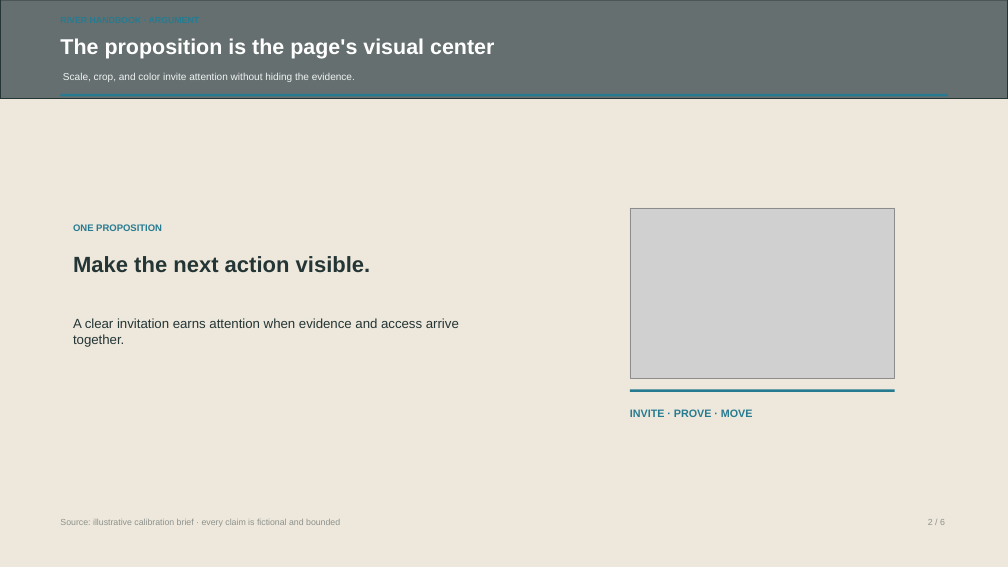
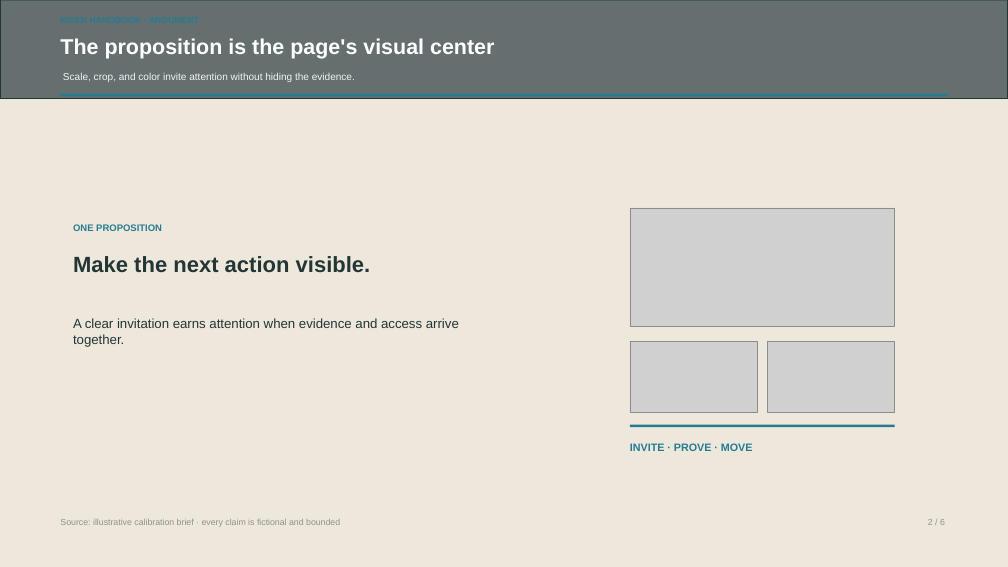
Before and after one commit to w31r4/OfficeKit, a slide deck: slide 2 of skills/presentation-template-library/skills/artifact-template-river-handbook/assets/reference.pptx. Drawn at 1008x567 pixels with LibreOffice and Linux fonts; fonts in the diff are those of the drawing; grey boxes stand for pictures. Boxes give left, top, right and bottom in pixels: in the first picture for what was removed or moved away, otherwise in the second. Text is boxed around its words. In the diff, an @@ line names an element or a change of style, - is before the commit and + after.

```diff
--- a/skills/presentation-template-library/skills/artifact-template-river-handbook/assets/reference.pptx
+++ b/skills/presentation-template-library/skills/artifact-template-river-handbook/assets/reference.pptx
@@ picture: place and size @@
-picture at bbox=[630, 208, 895, 378]
+picture at bbox=[630, 208, 895, 327]
@@ picture added at bbox=[630, 342, 757, 412] @@
@@ picture added at bbox=[767, 342, 894, 412] @@
@@ text "INVITE · PROVE · MOVE": place and size @@
-text "INVITE · PROVE · MOVE" at bbox=[630, 409, 753, 417]
+text "INVITE · PROVE · MOVE" at bbox=[630, 443, 753, 451]
@@ line moved from (630, 391) - (894, 391) to (630, 426) - (894, 426) @@
```
Also in this commit, not shown: 37 other files.
